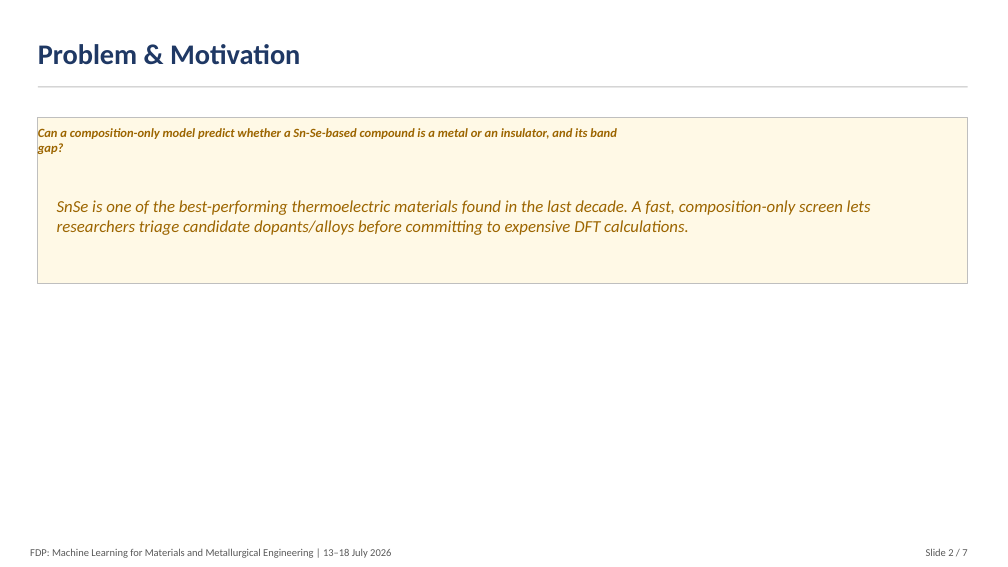
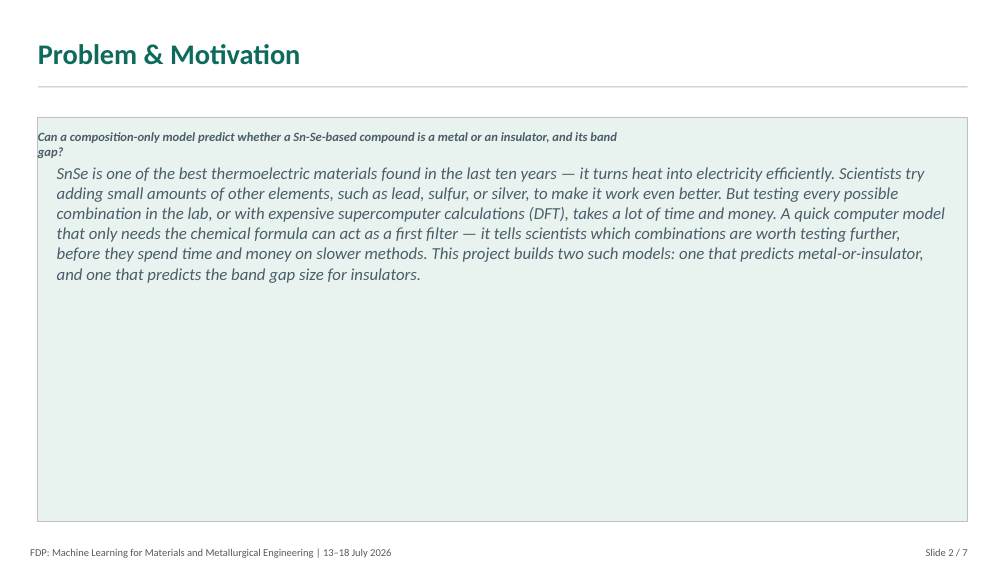
Before and after one commit to ShahiDDU/snse-bandgap-ml-capstone, a slide deck: slide 2 of SnSe_Capstone_Slides.pptx. Drawn at 1008x567 pixels with LibreOffice and Linux fonts; fonts in the diff are those of the drawing. Boxes give left, top, right and bottom in pixels: in the first picture for what was removed or moved away, otherwise in the second. Text is boxed around its words. In the diff, an @@ line names an element or a change of style, - is before the commit and + after.

Commit message:
Recolor theme to teal/emerald + slate, expand slide and report content

```diff
--- a/SnSe_Capstone_Slides.pptx
+++ b/SnSe_Capstone_Slides.pptx
@@ text "Problem & Motivation" at (38,44,300,65): text colour #1F3864 to #0E6B5C @@
@@ rectangle: place and size @@
-rectangle at (38,117,968,284)
+rectangle at (38,117,968,522)
@@ rectangle at (38,117,968,522): fill #FFF9E6 to #E8F3F0 @@
@@ text "Can a composition-only model predict ..." at (38,132,617,158): text colour #9C6500 to #4A5D68; vertical alignment middle to top @@
@@ text at (57,167,945,283): text changed; text colour #9C6500 to #4A5D68 @@
-SnSe is one of the best-performing thermoelectric materials found in the last decade. A fast, composition-only screen lets researchers triage candidate dopants/alloys before committing to expensive DFT calculations.
+SnSe is one of the best thermoelectric materials found in the last ten years — it turns heat into electricity efficiently. Scientists try adding small amounts of other elements, such as lead, sulfur, or silver, to make it work even better. But testing every possible combination in the lab, or with expensive supercomputer calculations (DFT), takes a lot of time and money. A quick computer model that only needs the chemical formula can act as a first filter — it tells scientists which combinations are worth testing further, before they spend time and money on slower methods. This project builds two such models: one that predicts metal-or-insulator, and one that predicts the band gap size for insulators.
@@ text "SnSe is one of the ..." at (57,167,945,283): vertical alignment middle to top @@
```
Also in this commit, not shown: 6 other slides changed, 5 other files.
